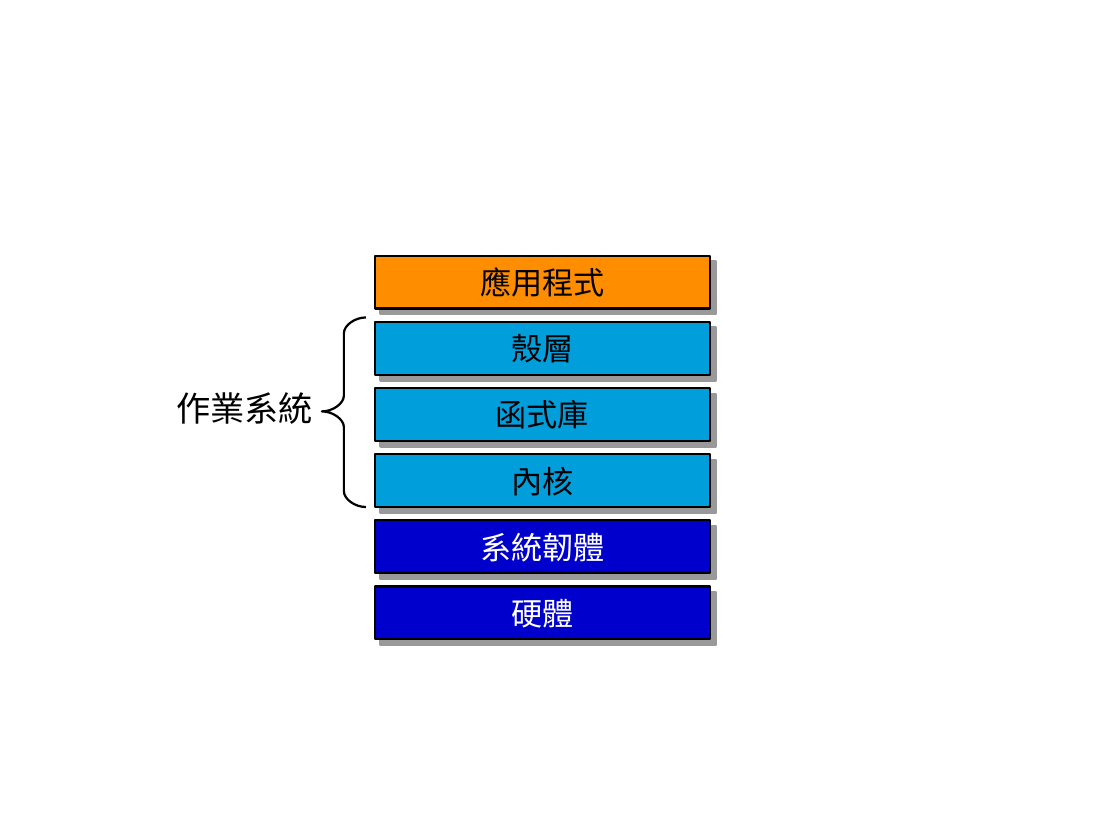
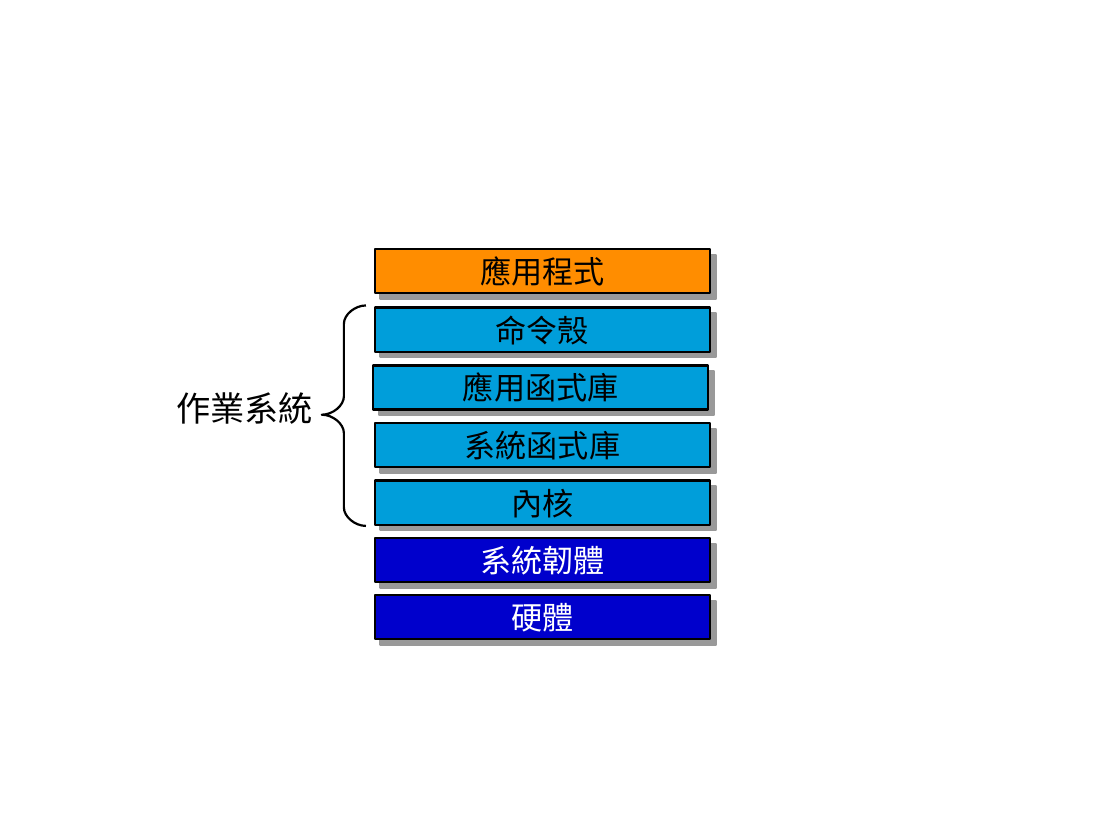
Before and after one commit to cc-books/testnotes, a slide deck: slide 2 of data/images.odp. Drawn at 1120x840 pixels with LibreOffice and Linux fonts; fonts in the diff are those of the drawing. Boxes give left, top, right and bottom in pixels: in the first picture for what was removed or moved away, otherwise in the second. Text is boxed around its words. In the diff, an @@ line names an element or a change of style, - is before the commit and + after.

```diff
--- a/data/images.odp
+++ b/data/images.odp
@@ rectangle "應用程式": place and size @@
-rectangle "應用程式" at [375, 255, 710, 308]
+rectangle "應用程式" at [375, 250, 710, 293]
@@ freeform shape: place and size @@
-freeform shape at [321, 317, 365, 506]
+freeform shape at [321, 306, 365, 526]
@@ rectangle "命令殼": place and size @@
-rectangle "命令殼" at [375, 321, 710, 374]
+rectangle "命令殼" at [375, 308, 710, 352]
@@ text in rectangle at [496, 315, 589, 345]: text changed @@
-殼層
+命令殼
@@ rectangle added at [373, 365, 708, 409], fill #009EDA, outline #000000 1.42 pt, 20 pt, text #000000 @@
+應用函式庫
@@ rectangle "系統函式庫": place and size @@
-rectangle "系統函式庫" at [375, 388, 710, 440]
+rectangle "系統函式庫" at [375, 423, 710, 467]
@@ text in rectangle at [464, 431, 620, 460]: text changed @@
-函式庫
+系統函式庫
@@ rectangle "內核": place and size @@
-rectangle "內核" at [375, 455, 710, 507]
+rectangle "內核" at [375, 480, 710, 524]
@@ rectangle "系統韌體": place and size @@
-rectangle "系統韌體" at [375, 521, 710, 573]
+rectangle "系統韌體" at [375, 538, 710, 581]
@@ rectangle "硬體": place and size @@
-rectangle "硬體" at [375, 587, 710, 640]
+rectangle "硬體" at [375, 595, 710, 638]
```
Also in this commit, not shown: 36 other files.
